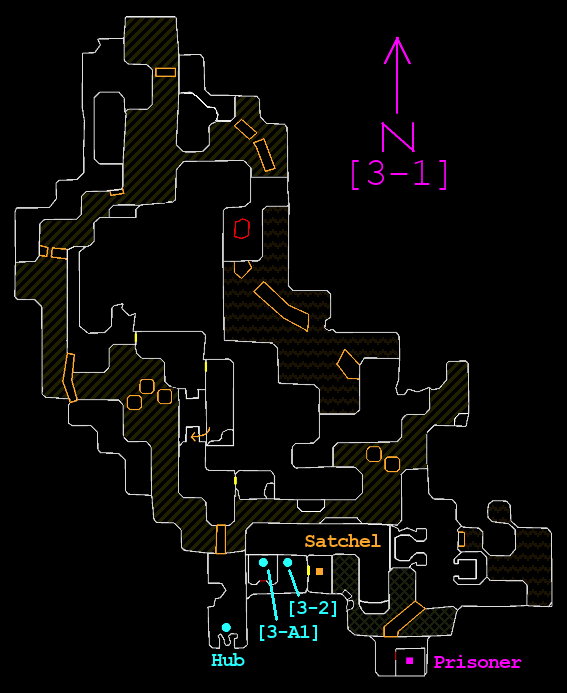
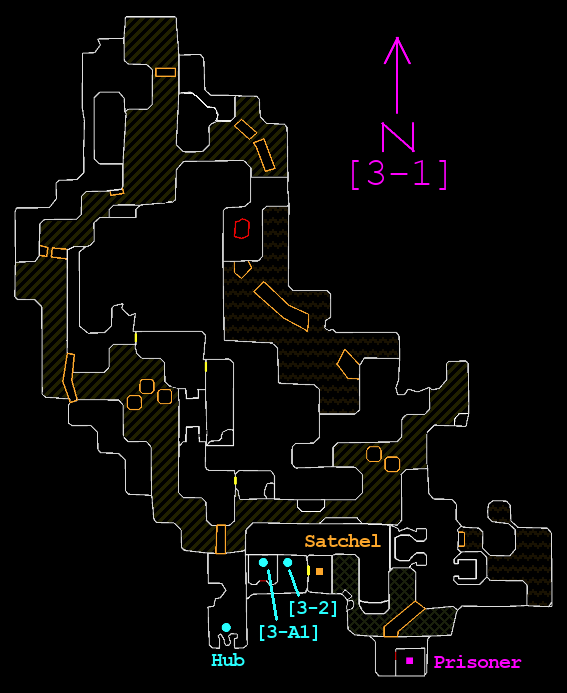
The second 567 × 693 image is a revision of the first. Changes to its layers:
painted on "main" over [left=190, top=426, right=211, bottom=442]